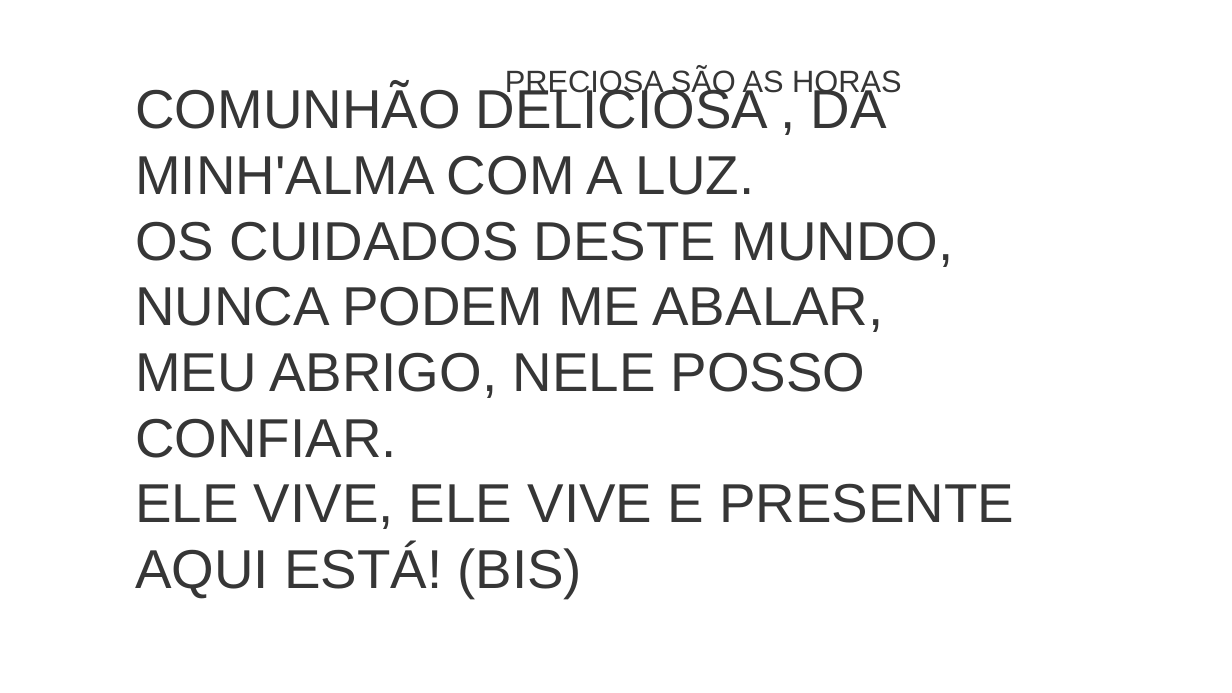
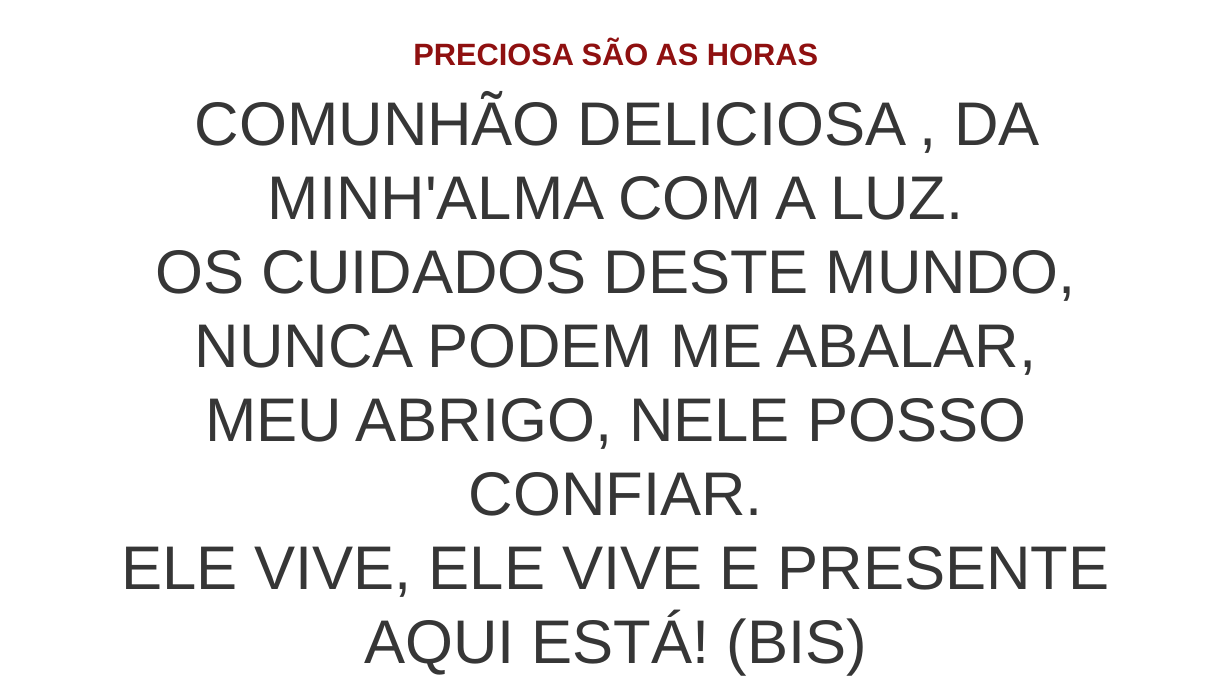
Before and after one commit to Natanielsr/liturgy-s-slideshow-creator, a slide deck: slide 40 of slide-result/slide.pptx. Drawn at 1232x693 pixels with LibreOffice and Linux fonts; fonts in the diff are those of the drawing. Boxes give left, top, right and bottom in pixels: in the first picture for what was removed or moved away, otherwise in the second. Text is boxed around its words. In the diff, an @@ line names an element or a change of style, - is before the commit and + after.

```diff
--- a/slide-result/slide.pptx
+++ b/slide-result/slide.pptx
@@ text "PRECIOSA SÃO AS HORAS" moved from (x1=505, y1=67, x2=901, y2=97) to (x1=413, y1=41, x2=818, y2=66) @@
@@ text "PRECIOSA SÃO AS HORAS" at (x1=413, y1=41, x2=818, y2=66): text colour #363636 to #8F1010, bold on; alignment left to centre @@
@@ text at (x1=121, y1=96, x2=1110, y2=675): text changed; size 32 to 36 pt @@
-COMUNHÃO DELICIOSA , DA MINH'ALMA COM A LUZ.
-OS CUIDADOS DESTE MUNDO, NUNCA PODEM ME ABALAR,
-MEU ABRIGO, NELE POSSO CONFIAR.
-ELE VIVE, ELE VIVE E PRESENTE AQUI ESTÁ! (BIS)
+COMUNHÃO DELICIOSA , DA MINH'ALMA COM A LUZ.
+OS CUIDADOS DESTE MUNDO, NUNCA PODEM ME ABALAR,
+MEU ABRIGO, NELE POSSO CONFIAR.
+ELE VIVE, ELE VIVE E PRESENTE AQUI ESTÁ! (BIS)
```
Also in this commit, not shown: 33 other slides changed, 1 other file.
